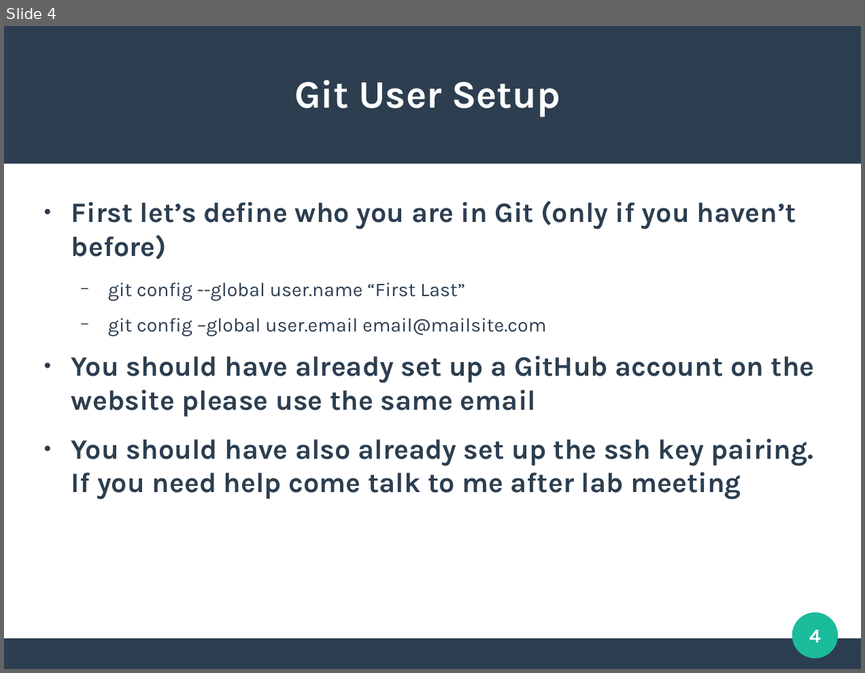
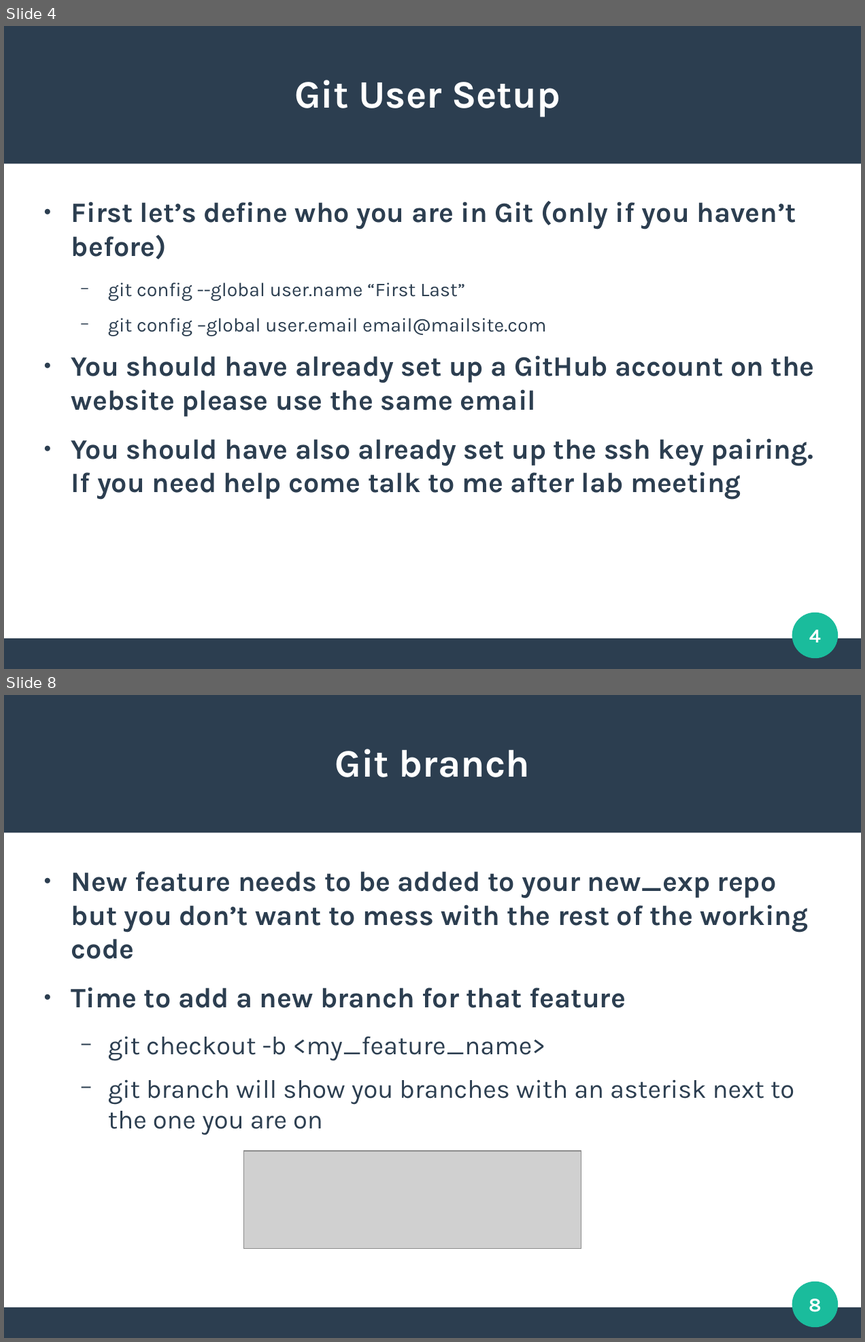
Before and after one commit to demetriushrowland/GithubClinic, a slide deck: Prelim Slides.odp. Shown one above the other, each under a label of ours: slide 4 before the commit, slides 4 and 8 after it; the slides between them are not shown. The pictures are 865x673 and 865x1342 pixels, drawn with LibreOffice and Linux fonts; fonts in the diff are those of the drawing; grey boxes stand for pictures. Boxes give left, top, right and bottom in pixels: in the first picture for what was removed or moved away, otherwise in the second. Text is boxed around its words. In the diff, an @@ line names an element or a change of style, - is before the commit and + after.

```diff
--- a/Prelim Slides.odp
+++ b/Prelim Slides.odp
@@ slide 8 added at [4, 695, 861, 1338], background #FFFFFF; not listed: 3 template elements that a slide beside it also shows @@
@@ title added at [335, 749, 530, 777], 36 pt, text #FFFFFF, bold @@
+Git branch
@@ text added at [71, 871, 808, 1135], 26 pt, text #2C3E50, bold @@
+● New feature needs to be added to your new_exp repo but you don’t want to mess with the rest of the working code
+● Time to add a new branch for that feature
+  − git checkout -b <my_feature_name>
+  − git branch will show you branches with an asterisk next to the one you are on
@@ picture added at [243, 1151, 581, 1249] @@
@@ page number added at [808, 1298, 821, 1312], 18 pt, text #FFFFFF, bold @@
+8
```
Also in this commit, not shown: 2 slides changed, 2 other slides added.
